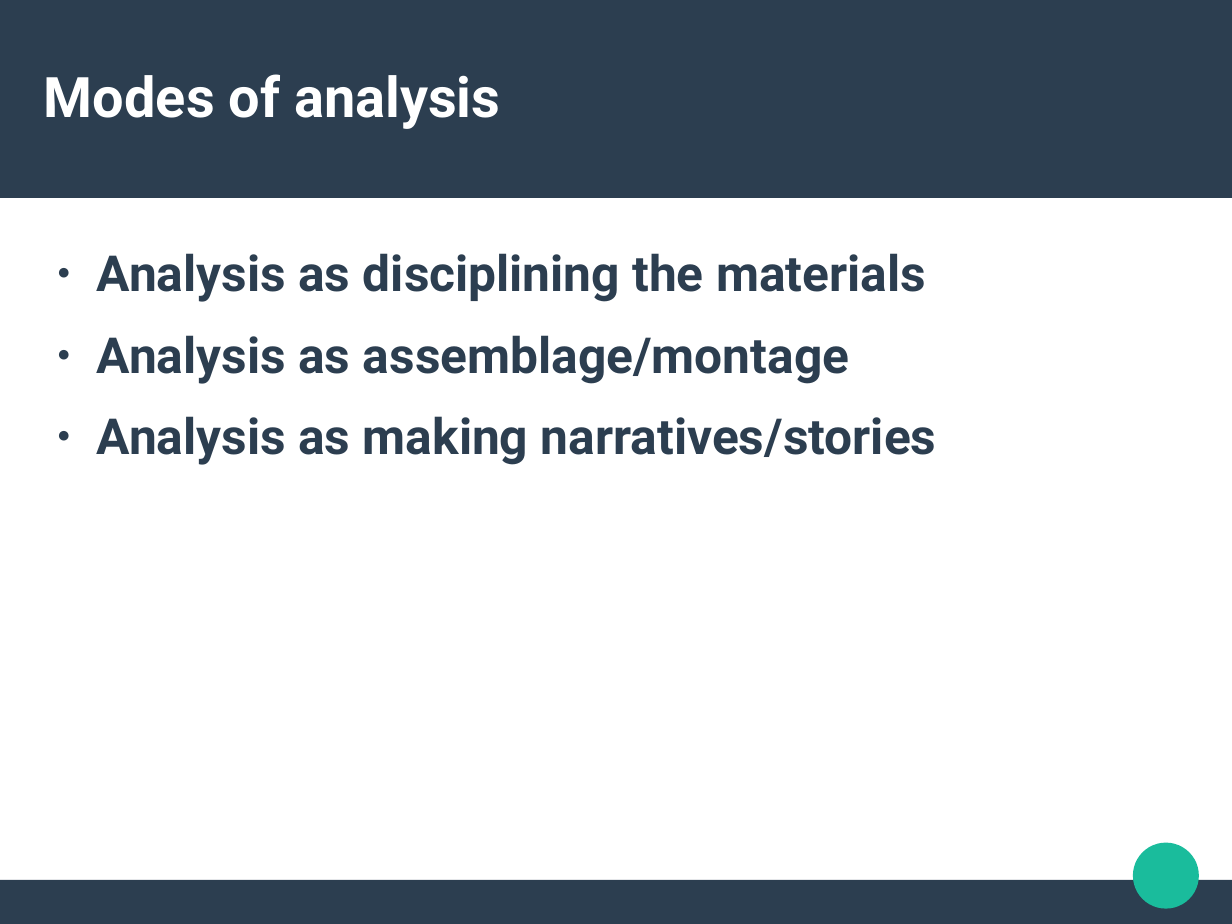
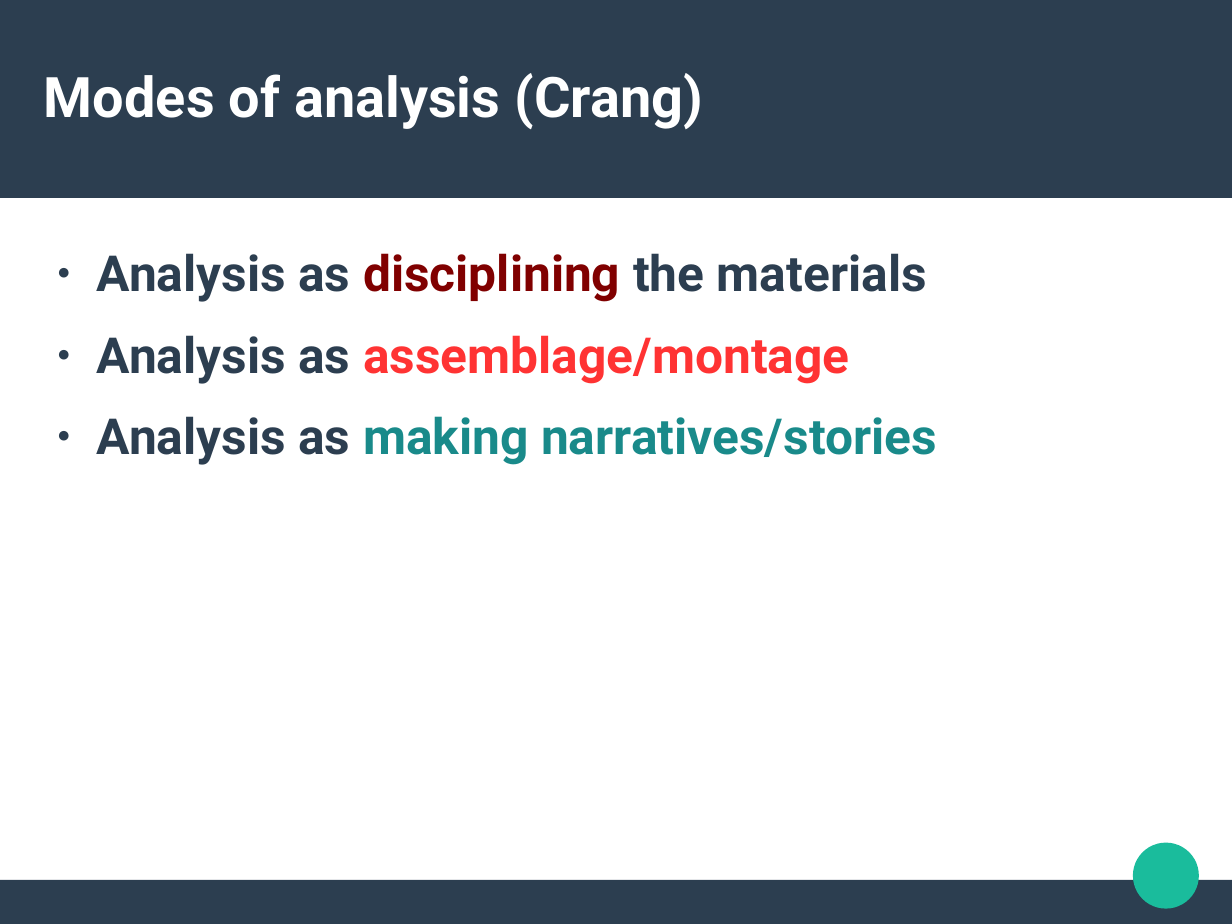
Before and after one commit to rian39/socl923, a slide deck: slide 11 of lectures/week8.odp. Drawn at 1232x924 pixels with LibreOffice and Linux fonts; fonts in the diff are those of the drawing. Boxes give left, top, right and bottom in pixels: in the first picture for what was removed or moved away, otherwise in the second. Text is boxed around its words. In the diff, an @@ line names an element or a change of style, - is before the commit and + after.

```diff
--- a/lectures/week8.odp
+++ b/lectures/week8.odp
@@ title at (44,73,703,129): text changed @@
-Modes of analysis
+Modes of analysis (Crang)
@@ text "Analysis as disciplining the materials" at (97,253,937,465): text colour #2C3E50 to #800000 in "disciplining"; text colour #2C3E50 to #FF3333 in "assemblage/montage"; text colour #2C3E50 to #198A8A in "making narratives/stories" @@
```
Also in this commit, not shown: 9 other slides changed, 3 slides added, 2 slides removed, 2 other files.
